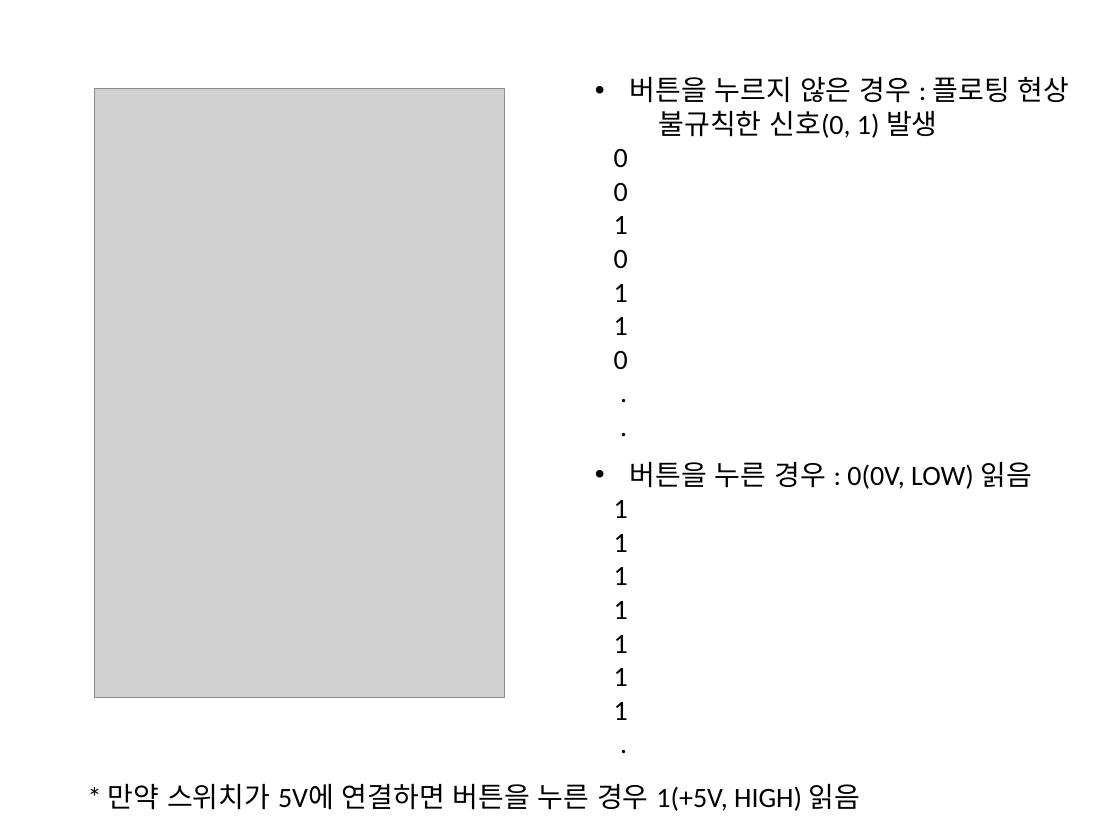
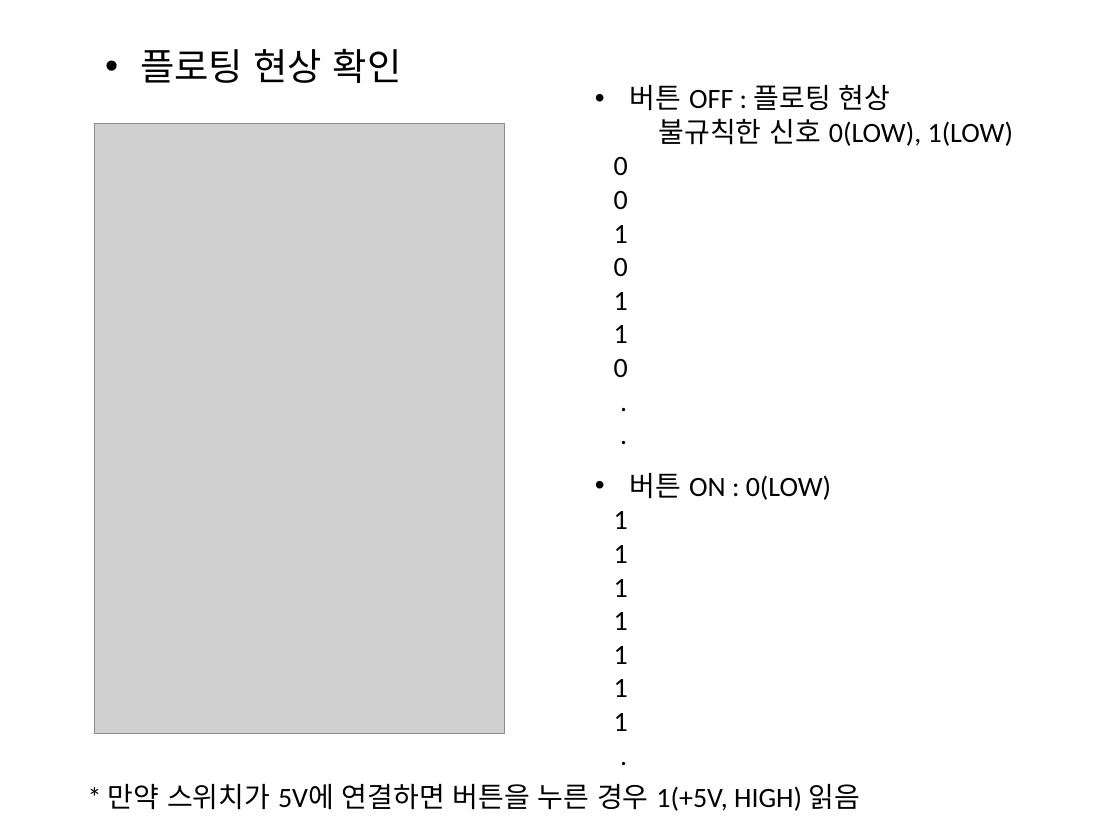
Before and after one commit to iot2019/Week04, a slide deck: slide 10 of Week04.pptx (slide 11 before the commit). Drawn at 1120x840 pixels with LibreOffice and Linux fonts; fonts in the diff are those of the drawing; grey boxes stand for pictures. Boxes give left, top, right and bottom in pixels: in the first picture for what was removed or moved away, otherwise in the second. Text is boxed around its words. In the diff, an @@ line names an element or a change of style, - is before the commit and + after.

```diff
--- a/Week04.pptx
+++ b/Week04.pptx
@@ text added at (140,49,402,83), 24 pt, text #000000 @@
+• 플로팅 현상 확인
@@ text "버튼 OFF : 플로팅 현상": place and size @@
-text "버튼 OFF : 플로팅 현상" at (614,77,1070,370)
+text "버튼 OFF : 플로팅 현상" at (614,85,1013,378)
@@ text at (630,85,1013,146): text changed @@
-• 버튼을 누르지 않은 경우 : 플로팅 현상
-  불규칙한 신호(0, 1) 발생
+• 버튼 OFF : 플로팅 현상
+  불규칙한 신호 0(LOW), 1(LOW)
@@ picture: place and size @@
-picture at (94,88,505,698)
+picture at (94,123,505,732)
@@ text "버튼 ON : 0(LOW)": place and size @@
-text "버튼 ON : 0(LOW)" at (614,462,1032,720)
+text "버튼 ON : 0(LOW)" at (614,473,831,731)
@@ text at (630,473,831,500): text changed @@
-• 버튼을 누른 경우 : 0(0V, LOW) 읽음
+• 버튼 ON : 0(LOW)
```
Also in this commit, not shown: 9 other slides changed, 2 slides added, 1 slide removed, 5 other files.
